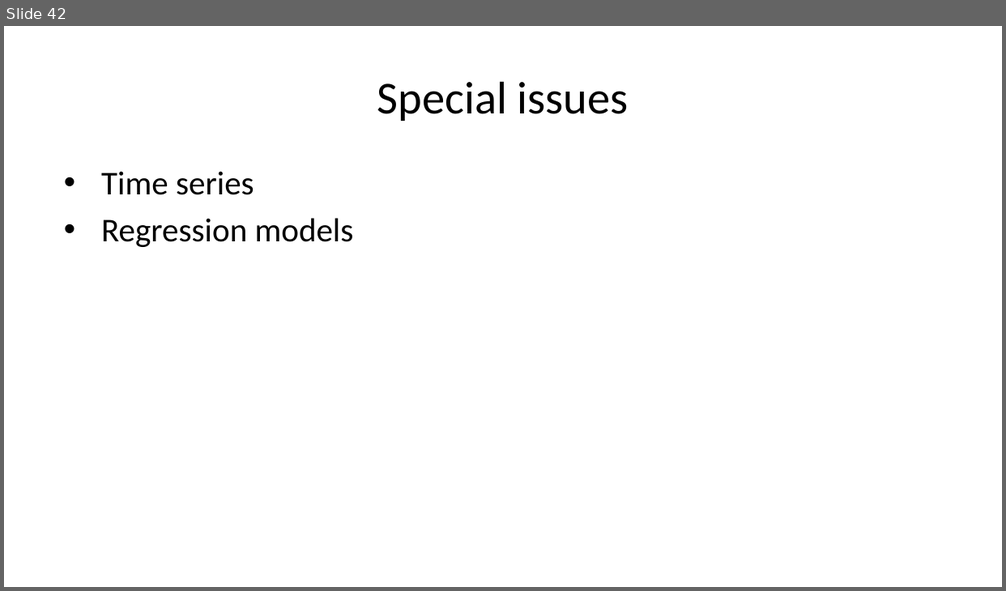
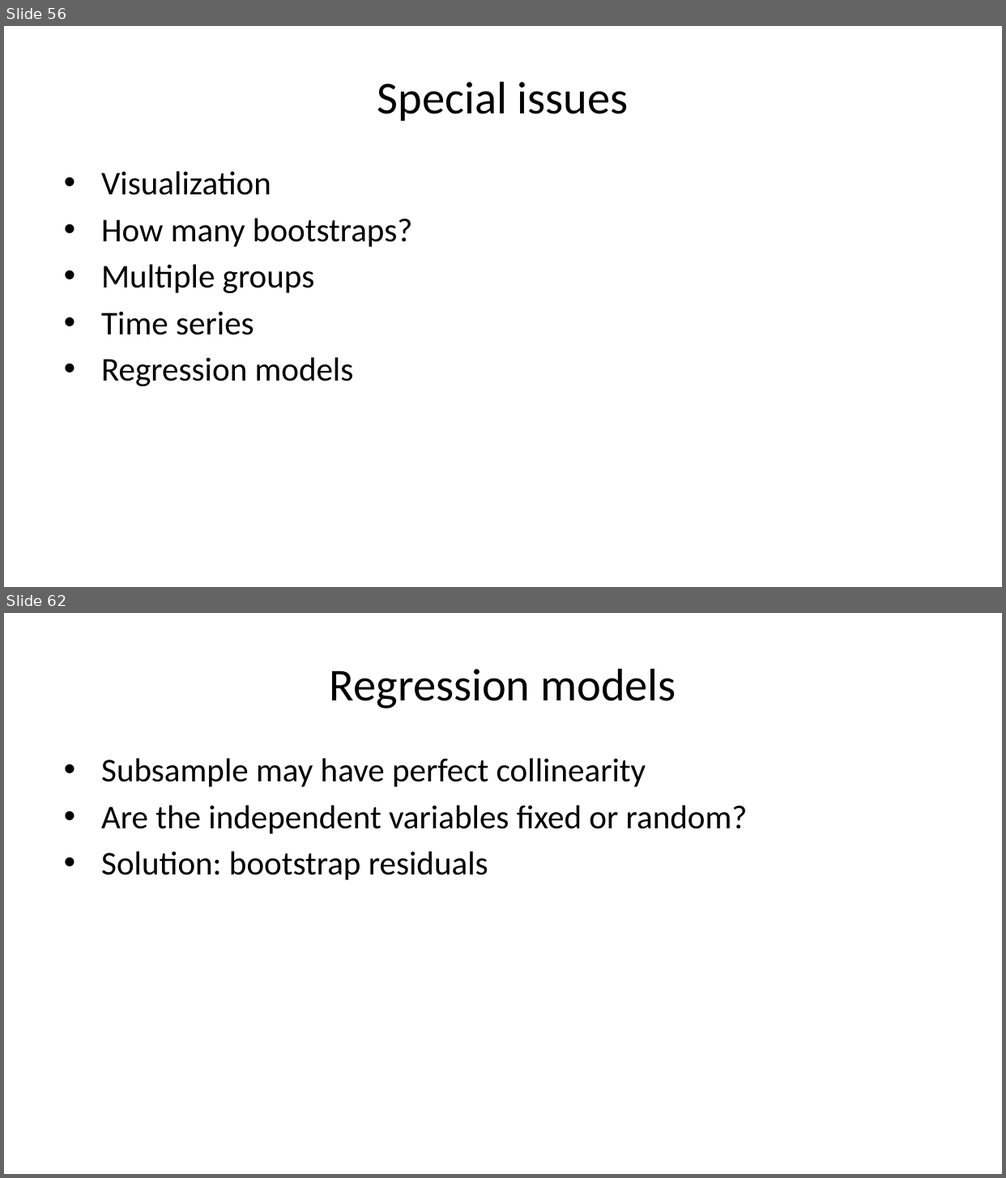
Before and after one commit to pmean/papers-and-presentations, a slide deck: bootstrap/src/bootstrap-slides.pptx. Shown one above the other, each under a label of ours: slide 42 before the commit, slides 56 and 62 after it; the slides between them are not shown. The pictures are 1006x591 and 1006x1178 pixels, drawn with LibreOffice and Linux fonts; fonts in the diff are those of the drawing. Boxes give left, top, right and bottom in pixels: in the first picture for what was removed or moved away, otherwise in the second. Text is boxed around its words. In the diff, an @@ line names an element or a change of style, - is before the commit and + after.

Commit message:
Good first draft of bootstrap talk

```diff
--- a/bootstrap/src/bootstrap-slides.pptx
+++ b/bootstrap/src/bootstrap-slides.pptx
@@ slide 62 added at [4, 613, 1002, 1174], background #FFFFFF @@
@@ title added at [330, 668, 676, 709], 33 pt, text #000000 @@
+Regression models
@@ text added at [101, 758, 748, 880], 24 pt, text #000000 @@
+• Subsample may have perfect collinearity
+• Are the independent variables fixed or random?
+• Solution: bootstrap residuals
@@ what was slide 42 is now slide 56 @@
@@ slide 56 changed as well @@
@@ text at [101, 171, 413, 293]: paragraphs added @@
+• Visualization
+• How many bootstraps?
+• Multiple groups
```
Also in this commit, not shown: 9 other slides changed, 26 other slides added, 6 slides removed, 6 other files.
